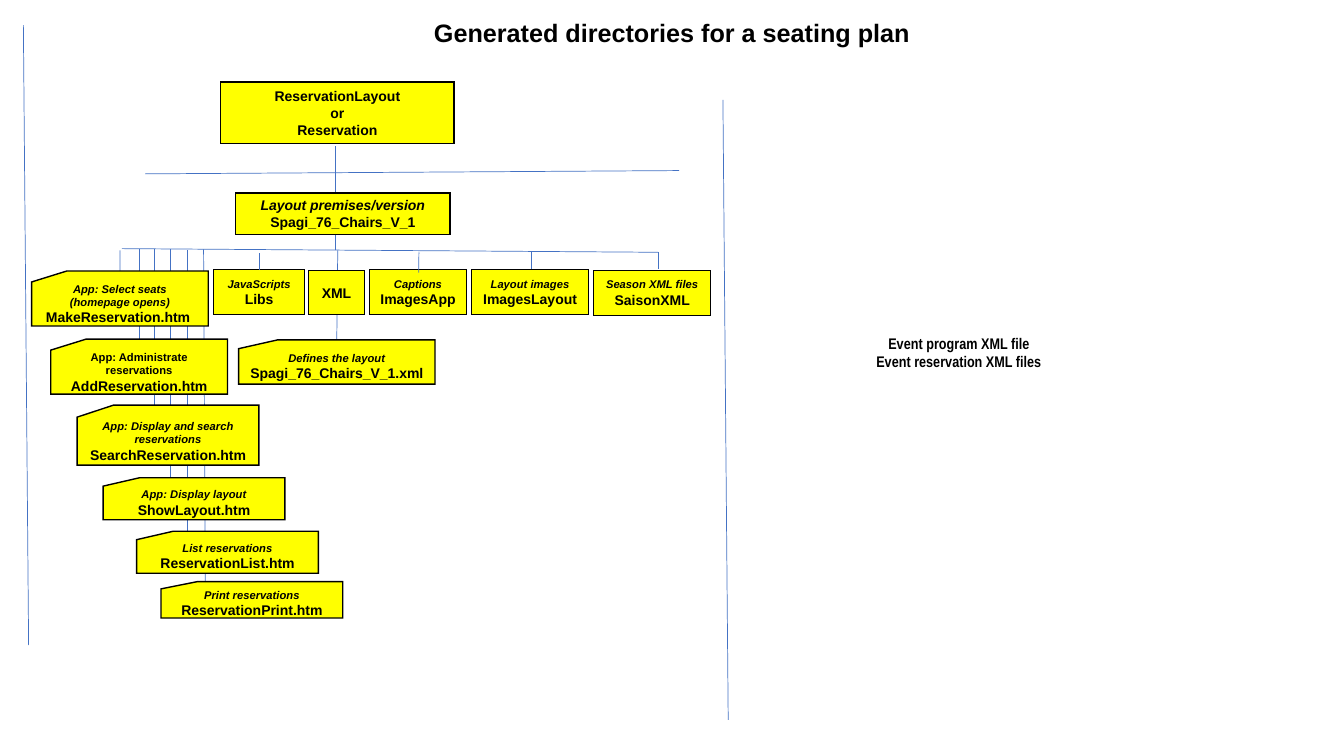
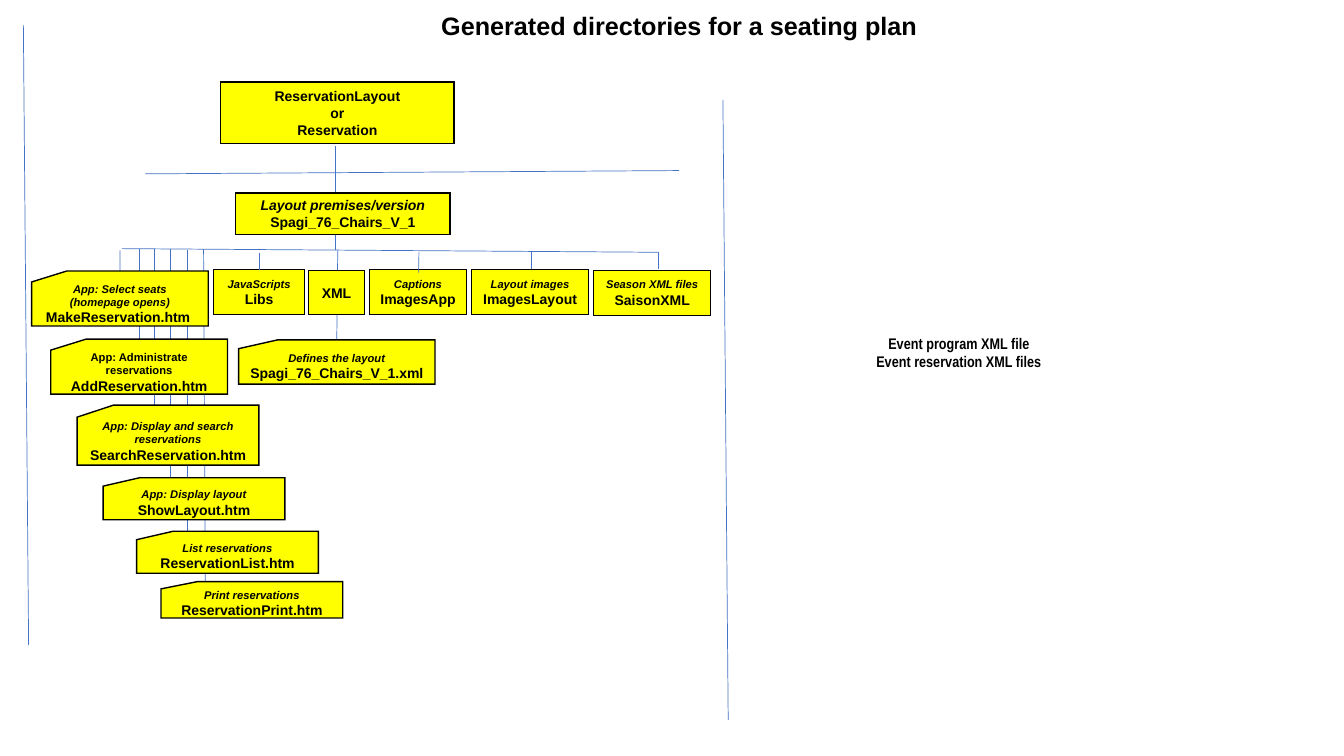
Before and after one commit to JazzLiveAarau/WwwReservationLayout, a slide deck: slide 4 of Description/ResrvationNewLayout.pptx (slide 2 before the commit). Drawn at 1344x756 pixels with LibreOffice and Linux fonts; fonts in the diff are those of the drawing. Boxes give left, top, right and bottom in pixels: in the first picture for what was removed or moved away, otherwise in the second. Text is boxed around its words. In the diff, an @@ line names an element or a change of style, - is before the commit and + after.

```diff
--- a/Description/ResrvationNewLayout.pptx
+++ b/Description/ResrvationNewLayout.pptx
@@ text "Generated directories for a seating ..." moved from (x1=434, y1=23, x2=910, y2=47) to (x1=441, y1=16, x2=917, y2=40) @@
```
Also in this commit, not shown: 4 slides added, 1 slide removed, 15 other files.
